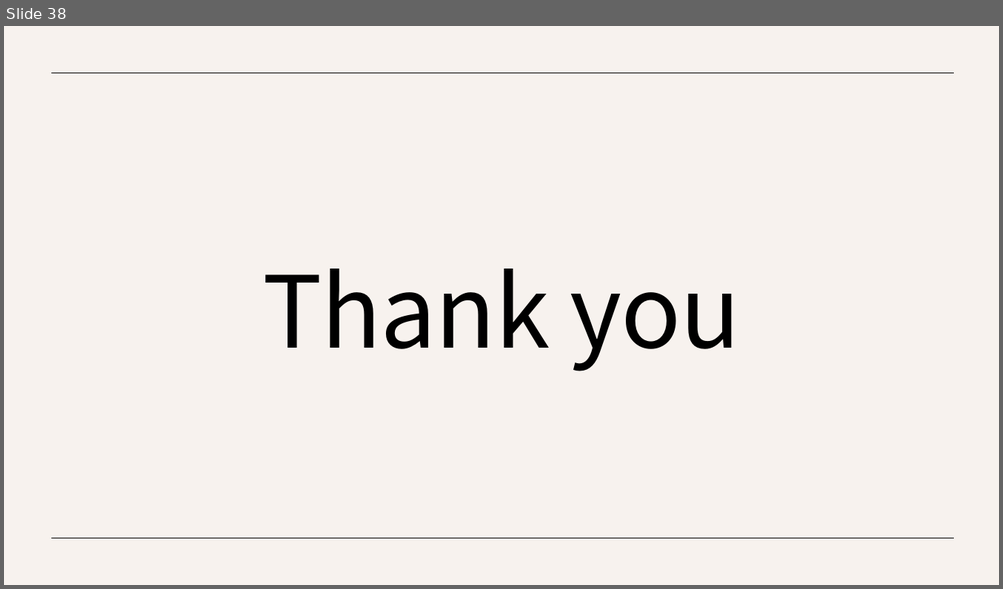
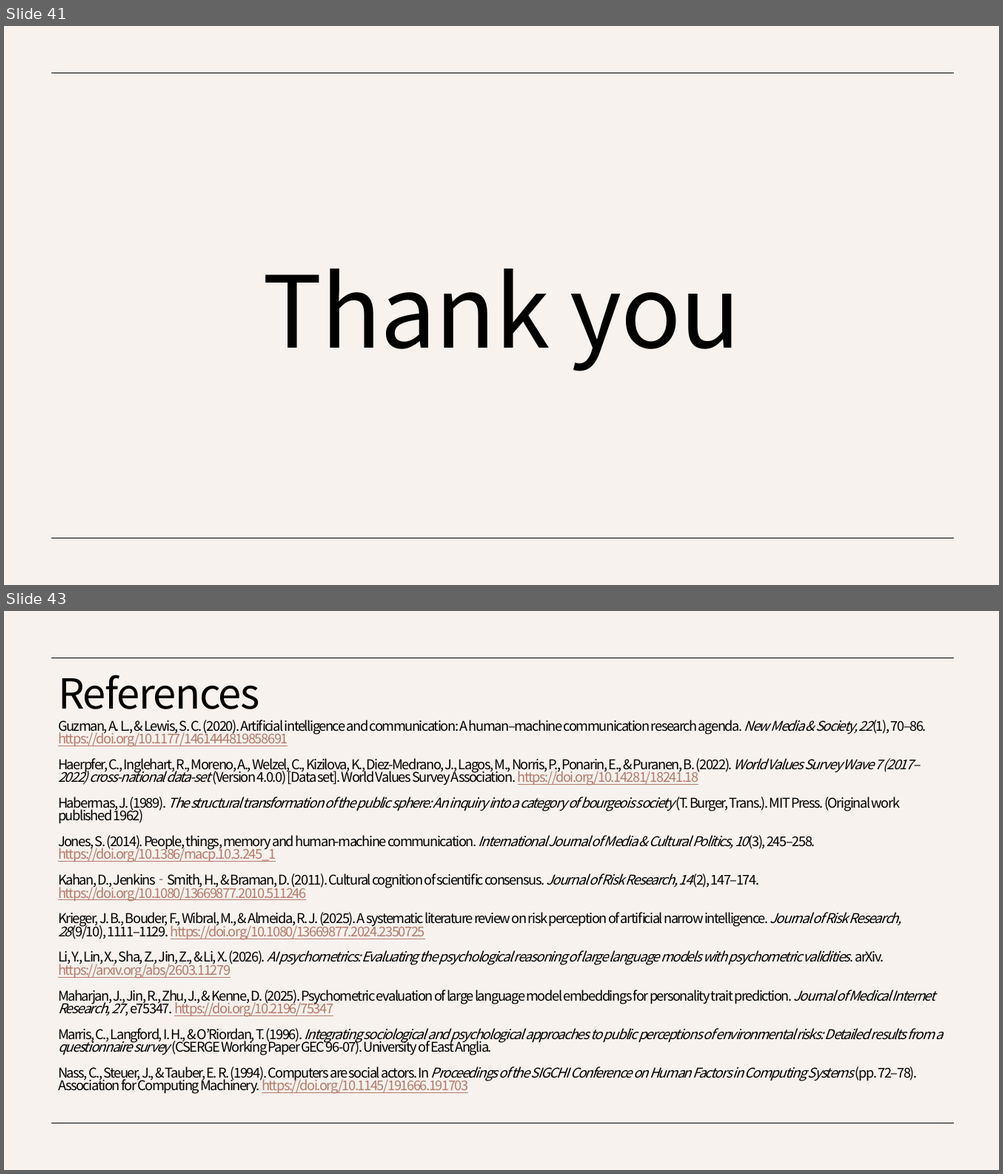
Before and after one commit to SongJongbeen/26-1, a slide deck: 연구/소통학회/생성형 인공지능의 위험 인식 구조와 문화적 원형.pptx. Shown one above the other, each under a label of ours: slide 38 before the commit, slides 41 and 43 after it; the slides between them are not shown. The pictures are 1003x589 and 1003x1174 pixels, drawn with LibreOffice and Linux fonts; fonts in the diff are those of the drawing. Boxes give left, top, right and bottom in pixels: in the first picture for what was removed or moved away, otherwise in the second. Text is boxed around its words. In the diff, an @@ line names an element or a change of style, - is before the commit and + after.

```diff
--- a/연구/소통학회/생성형 인공지능의 위험 인식 구조와 문화적 원형.pptx
+++ b/연구/소통학회/생성형 인공지능의 위험 인식 구조와 문화적 원형.pptx
@@ slide 43 added at box(4, 611, 999, 1170), background #F7F2EE; not listed: 2 template elements that a slide beside it also shows @@
@@ title added at box(58, 675, 260, 709), 40 pt, text #000000 @@
+References
@@ text added at box(58, 720, 942, 1094), 12.9 pt, text #000000 @@
+Guzman, A. L., & Lewis, S. C. (2020). Artificial intelligence and communication: A human–machine communication research agenda. New Media & Society, 22(1), 70–86. https://doi.org/10.1177/1461444819858691
+Haerpfer, C., Inglehart, R., Moreno, A., Welzel, C., Kizilova, K., Diez-Medrano, J., Lagos, M., Norris, P., Ponarin, E., & Puranen, B. (2022). World Values Survey Wave 7 (2017–2022) cross-national data-set (Version 4.0.0) [Data set]. World Values Survey Association. https://doi.org/10.14281/18241.18
+Habermas, J. (1989). The structural transformation of the public sphere: An inquiry into a category of bourgeois society (T. Burger, Trans.). MIT Press. (Original work published 1962)
+Jones, S. (2014). People, things, memory and human-machine communication. International Journal of Media & Cultural Politics, 10(3), 245–258. https://doi.org/10.1386/macp.10.3.245_1
+Kahan, D., Jenkins‐Smith, H., & Braman, D. (2011). Cultural cognition of scientific consensus. Journal of Risk Research, 14(2), 147–174. https://doi.org/10.1080/13669877.2010.511246
+Krieger, J. B., Bouder, F., Wibral, M., & Almeida, R. J. (2025). A systematic literature review on risk perception of artificial narrow intelligence. Journal of Risk Research, 28(9/10), 1111–1129. https://doi.org/10.1080/13669877.2024.2350725
+Li, Y., Lin, X., Sha, Z., Jin, Z., & Li, X. (2026). AI psychometrics: Evaluating the psychological reasoning of large language models with psychometric validities. arXiv. https://arxiv.org/abs/2603.11279
+Maharjan, J., Jin, R., Zhu, J., & Kenne, D. (2025). Psychometric evaluation of large language model embeddings for personality trait prediction. Journal of Medical Internet Research, 27, e75347. https://doi.org/10.2196/75347
+Marris, C., Langford, I. H., & O’Riordan, T. (1996). Integrating sociological and psychological approaches to public perceptions of environmental risks: Detailed results from a questionnaire survey (CSERGE Working Paper GEC 96-07). University of East Anglia.
+Nass, C., Steuer, J., & Tauber, E. R. (1994). Computers are social actors. In Proceedings of the SIGCHI Conference on Human Factors in Computing Systems (pp. 72–78). Association for Computing Machinery. https://doi.org/10.1145/191666.191703
@@ what was slide 38 is now slide 41 @@
```
Also in this commit, not shown: 2 slides changed, 5 other slides added, 20 other files.
